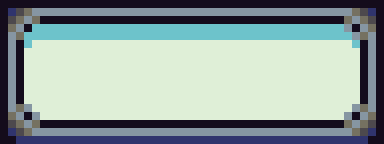
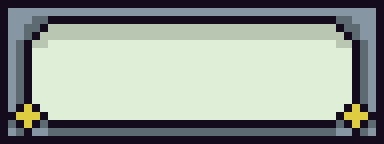
Comparing the layer stacks of the two 384px x 144px images. Changes:
added layer "Layer 8" above "Layer 6" over <box>8,16,376,136</box>
added layer "Layer 6" above "Layer 7" over <box>8,8,376,144</box>
added layer "Layer 7" above "Layer 5" over <box>8,8,376,144</box>
hid "Layer 1", painted on it over <box>8,8,376,144</box>
removed layer "Layer 2" over <box>8,16,376,144</box>
